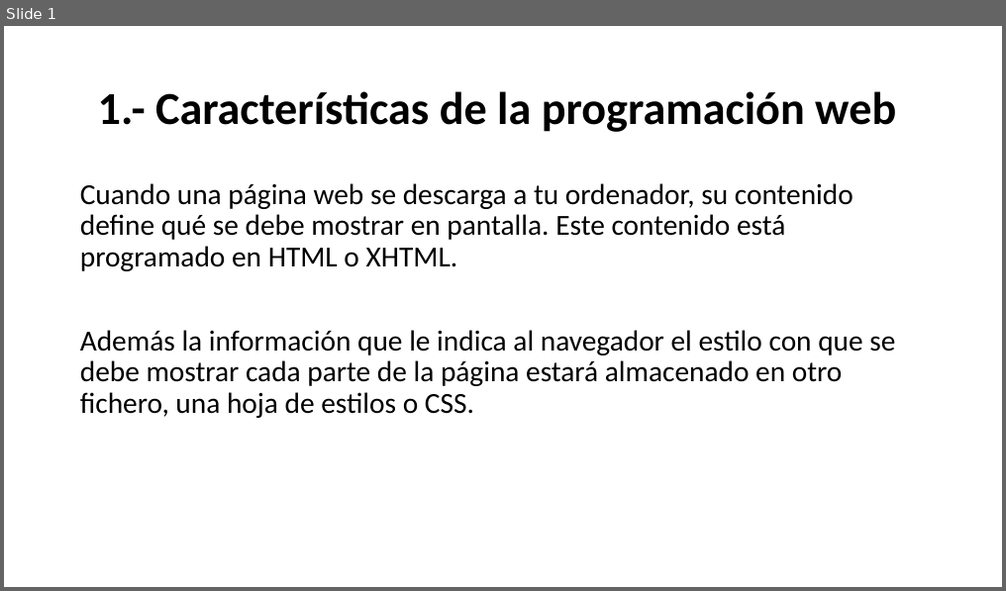
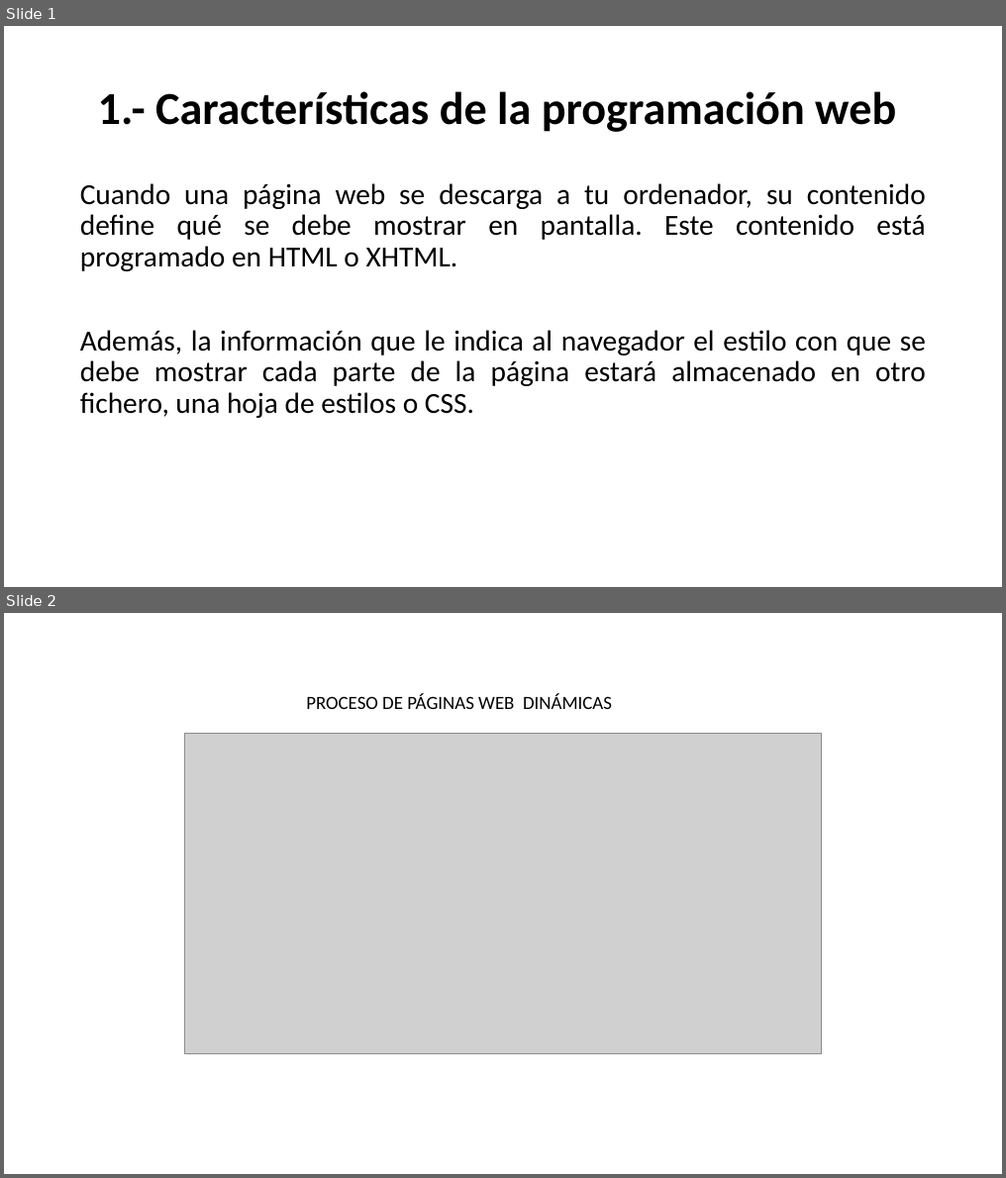
Before and after one commit to raulopsanch/DAW2, a slide deck: Desarrollo web en entorno servidor/Tema_01/Ejercicios/Raúl_Lòpez_Sánchez_Tarea_Tema_1.pptx. Shown one above the other, each under a label of ours: slide 1 before the commit, slides 1 and 2 after it. The pictures are 1006x591 and 1006x1178 pixels, drawn with LibreOffice and Linux fonts; fonts in the diff are those of the drawing; grey boxes stand for pictures. Boxes give left, top, right and bottom in pixels: in the first picture for what was removed or moved away, otherwise in the second. Text is boxed around its words. In the diff, an @@ line names an element or a change of style, - is before the commit and + after.

```diff
--- a/Desarrollo web en entorno servidor/Tema_01/Ejercicios/Raúl_Lòpez_Sánchez_Tarea_Tema_1.pptx
+++ b/Desarrollo web en entorno servidor/Tema_01/Ejercicios/Raúl_Lòpez_Sánchez_Tarea_Tema_1.pptx
@@ slide 2 added at box(4, 613, 1002, 1174), background #FFFFFF @@
@@ text added at box(306, 693, 612, 709), 18 pt, text #000000 @@
+PROCESO DE PÁGINAS WEB DINÁMICAS
@@ picture added at box(185, 733, 822, 1054) @@
@@ slide 1 changed as well @@
@@ text at box(80, 183, 926, 272): alignment left to justified @@
@@ text at box(80, 330, 926, 418): text changed @@
-Además la información que le indica al navegador el estilo con que se debe mostrar cada parte de la página estará almacenado en otro fichero, una hoja de estilos o CSS.
+Además, la información que le indica al navegador el estilo con que se debe mostrar cada parte de la página estará almacenado en otro fichero, una hoja de estilos o CSS.
```
Also in this commit, not shown: 3 other slides added, 1 slide removed, 1 other file.
